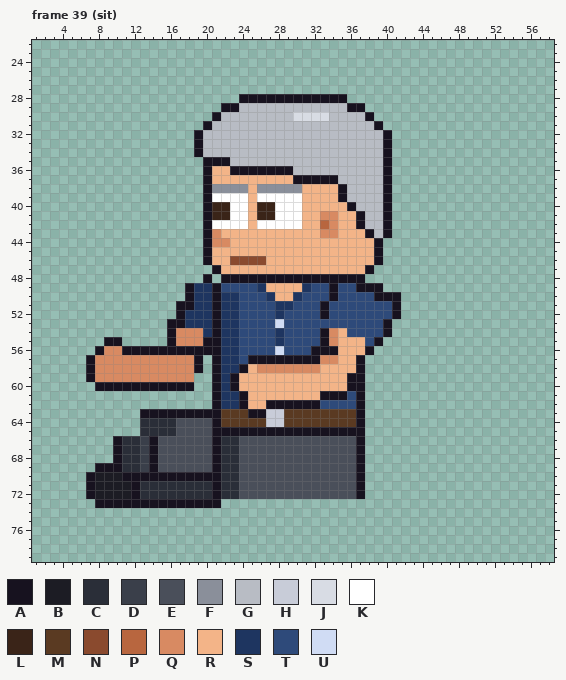
Pixel-art file, stored at sprites/expo/expo_atte_left_anim.aseprite. Above is the file before it was changed.
64x80 pixels, 129 frames. Colours within 5 levels of each other are drawn and written as one. Shown: frame 39 (sit): x 1..58, y 22..79. The old version is drawn lined up with the new one. The commit also changed other frames, which this record leaves out.
Visible layers, top first: "Arm Top", "Hair", "Face", "Watch", "Near Arm", "Collar", "Belt", "Shirt", "Body", "Back Arm", "Pants", "Shoes".
Palette (. is transparent): A #17121f  B #1c1c24  C #2a2e38  D #3a3f4a  E #4a4f5a  F #8a8f9a  G #b8bcc4  H #c8ccd8  J #d8dce4  K #ffffff  L #3a2418  M #5a3a22  N #8a4a2e  P #b8663f  Q #d88a62  R #f3b488  S #1e3560  T #2e4a7a  U #d0dcf4
Pixels before, frame 39 (sit) (only the part around the change), first column x 3:
36 .................ARRAAAAAAAGGGGGGGGGGA..........
37 .................ARRRRRRRRRAAAAAGGGGGA..........
38 .................AFFFFRFFFFFRRRRAGGGGA..........
39 .................AKKKKRKKKKKRRRRAGGGGA..........
40 .................ALLKKRLLKKKRRRRRAGGGA..........
41 .................ALLKKRLLKKKRRQQRRAGGA..........
42 .................AKKKKRKKKKKRRPQRRAGGA..........
43 .................AQRRRRRRRRRRRQQRRRAGA..........
44 .................AQQRRRRRRRRRRRRRRRRA...........
45 .................ARRRRRRRRRRRRRRRRRRA...........
46 .................ARRNNNNRRRRRRRRRRRRA...........
47 ..................ARRRRRRRRRRRRRRRRA............
48 .................A.AAAAAAAAAAAAAAAA.............
49 ...............ASSATTTTSRRRRSTTATTAAA...........
50 ...............ASSASSTTTSRRSTTTATTTTAAA.........
51 ..............AASSASSTTTTSSTTTATTTTTTTA.........
52 ..............ASSSASSTTTTSTTTTATTTTTTTA.........
53 .............AASSSASSTTTTUTTTTTTTTTTTA..........
54 .............AQQQSASSTTTTSTTTTAQRTTTTA..........
55 ......AA.....AQQQAASSTTTTSTTTTAQRRRTA...........
56 .....AQQAAAAAAAAAAASSTTTTUTTTAAARRRA............
57 ....AQQQQQQQQQQQA.ASSTAAAAAAAAQQRRA.............
58 ....AQQQQQQQQQQQA.ASSARQQQQQQQRRRRA.............
59 ....AQQQQQQQQQQQ..ASARRRRRRRRRRRRAA.............
60 .....AAAAAAAAAAA..ASARRRRRRRRRRRRAA.............
61 ..................ASSARRRRRRRRAAATA.............
62 ..................ASSARRAAAAAATTTTA.............
63 ..........AAAAAAAAAMMMAAHHMMMMMMMMA.............
64 ..........CCCCEEEEAMMMMMHHMMMMMMMMA.............
65 ..........CCCCEEEEAAAAAAAAAAAAAAAAA.............
66 .......ACCDAEEEEEEACCEEEEEEEEEEEEEA.............
67 .......ACCDAEEEEEEACCEEEEEEEEEEEEEA.............
68 .......ACCDAEEEEEEACCEEEEEEEEEEEEEA.............
69 .....AAACCDAEEEEEEACCEEEEEEEEEEEEEA.............
70 ....ABBBAAAAAAAAAAACCEEEEEEEEEEEEEA.............
71 ....ABBBBACCCCCCCCACCEEEEEEEEEEEEEA.............
72 ....ABBBBACCCCCCCCACCEEEEEEEEEEEEEA.............
73 .....AAAAAAAAAAAAAA.............................
74 ................................................
75 ................................................
76 ................................................
77 ................................................
78 ................................................
79 ................................................
Now the later version:
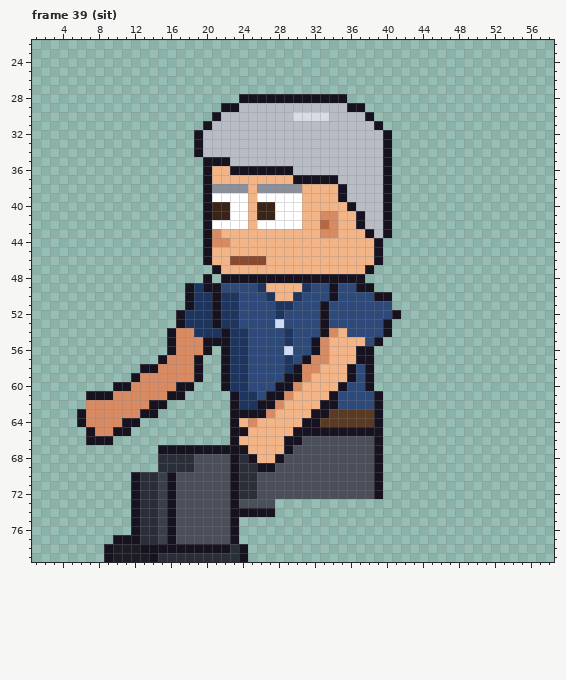
Changes in this commit:
whole drawing moved by -2,-6 (the old picture is shown already moved)
Changed rows in their new state; - is an unchanged pixel.
Frame 39 (sit):
first column x 6:
49 --------------A------------------.--
50 -----------------------------------.
51 -----------.-----------------------.
53 ----------.----------------A--------
54 -------------S-SA-S---TS------------
55 ---..-----------A-S---TS--AQR-------
56 --........-QQQ-.A-S---TU---QR--A----
57 -........A-----.A-STTTTST-Q-R---A---
58 -......AA------.A-STTTTSA-----ATA---
59 -.....A------A-.ASSTTTTAAQ-----TA---
60 --..--QQQQQ----.ASSTTTAAQ----ATTA---
61 -AAAQQQQQQAA---..ASSTAAQ---R-T-TTA--
62 -QQQQQQQAA-----..ASSA-QRRRRAA--TTA--
63 AQQQQQQ--........AA--QRRRRAA---MMA--
64 AQQQQAA..........ARQRRRRRAA----MMA--
65 -AQQAA-..........--RRRRR--------AA--
66 -AAA.............ARRRRRAA------EEA--
67 ----.....AAAAAA-AAARRRRA-------EEA--
68 ----.....CCCC--EEACARRA--------EEA--
69 --.......CCCC--EEACCAA---------EEA--
70 -.....-CCD-EEEEEEACC-----------EEA--
71 -.....---DAEEEEEEACC-----------EEA--
72 -.....---DAEEEEEEACC-----------EEA--
73 --....-CCD-EEEEEEAEEEE--------------
74 ------ACCDAEEEEEEAAAAA--------------
75 ------ACCDAEEEEEEA------------------
76 ------ACCDAEEEEEEA------------------
77 ----AAACCDAEEEEEEA------------------
78 ---ABBBAAAAAAAAAACA-----------------
79 ---ABBBBACCCCCCCCCA-----------------
Changed places in both pictures, as pixel boxes (x1, y1, x2, y2):
changed: (77, 283, 401, 562)
